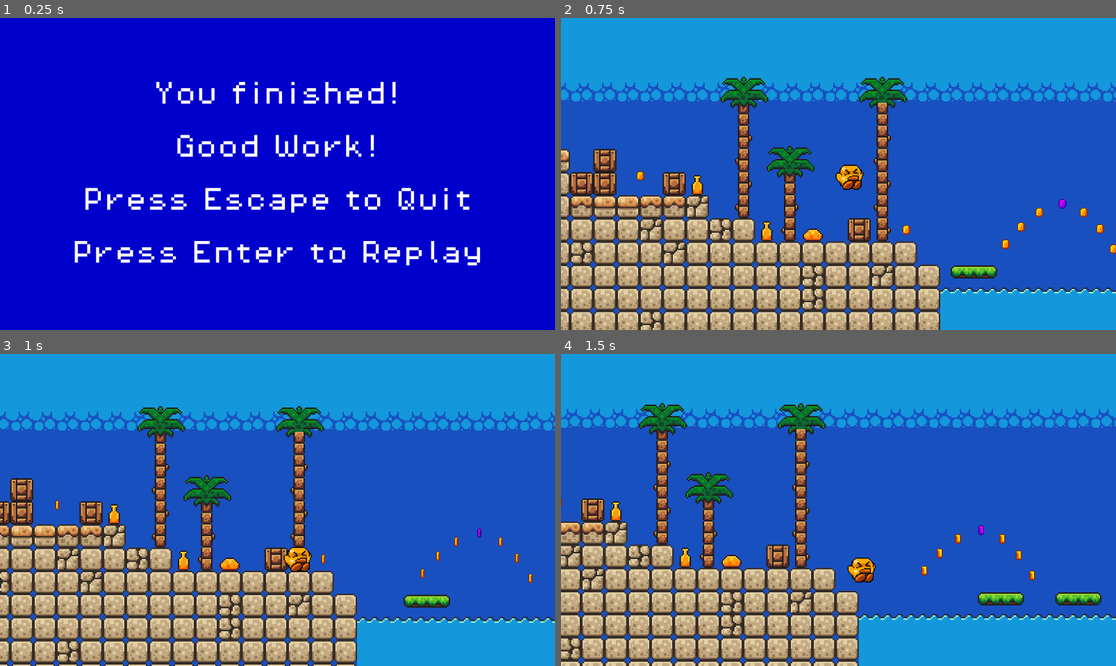
Above: before the commit, frames 1-4 (two rows, left to right).
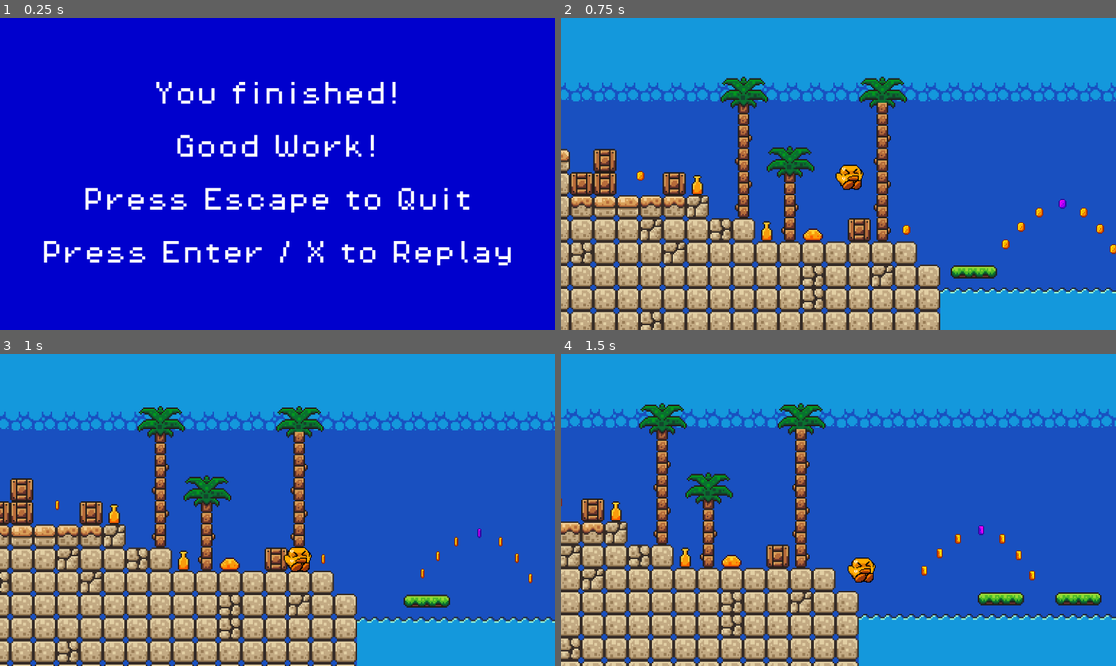
Above: after the commit, the same moments.

Repository: MNaccaratto/ALongWayDuck
Game: Godot game, scene res://scenes/end_screen.tscn
Same seed, same stepped clock (60 frames per second), same inputs: the game is played once before the commit and once after it. This scene is started directly instead of the project's main scene.
Inputs:
- Up to frame 1 (0.25 s): no input
- Up to frame 2 (0.75 s): tap Enter (ui_accept) at 0.5, 0.6 s; hold Right (ui_right) from 0.53 s (still down)
- Up to frame 3 (1 s): keep holding Right (ui_right); tap Enter (ui_accept) at 0.77 s
- Up to frame 4 (1.5 s): keep holding Right (ui_right); tap Enter (ui_accept) at 1.07, 1.35 s

The runs differ from the first frame. In frame 1, 2.5% of the frame differs, in the area x 7-93%, y 71-80%; in frame 2, nothing differs; in frame 3, nothing differs; in frame 4, nothing differs.

Commit message:
Edited Label to fit with keybinds for the controller

Diff:
--- a/scenes/end_screen.tscn
+++ b/scenes/end_screen.tscn
@@ -31,6 +31,6 @@
 
 Press Escape to Quit
 
-Press Enter to Replay"
+Press Enter / X to Replay"
 horizontal_alignment = 1
 vertical_alignment = 1
--- a/scenes/main_menu.tscn
+++ b/scenes/main_menu.tscn
@@ -27,11 +27,11 @@
 theme_override_styles/normal = SubResource("StyleBoxFlat_ptbh0")
 text = "Welcome to It's A Long Way Duck!
 Controls:
-Spacebar / W / Controller A - Jump
+Spacebar / W / Controller B - Jump
 A / Left - Walk Left
 D / Right - Walk Right
 
-Press Y / Enter to begin!
+Press X / Enter to begin!
 "
 horizontal_alignment = 1
 vertical_alignment = 1
